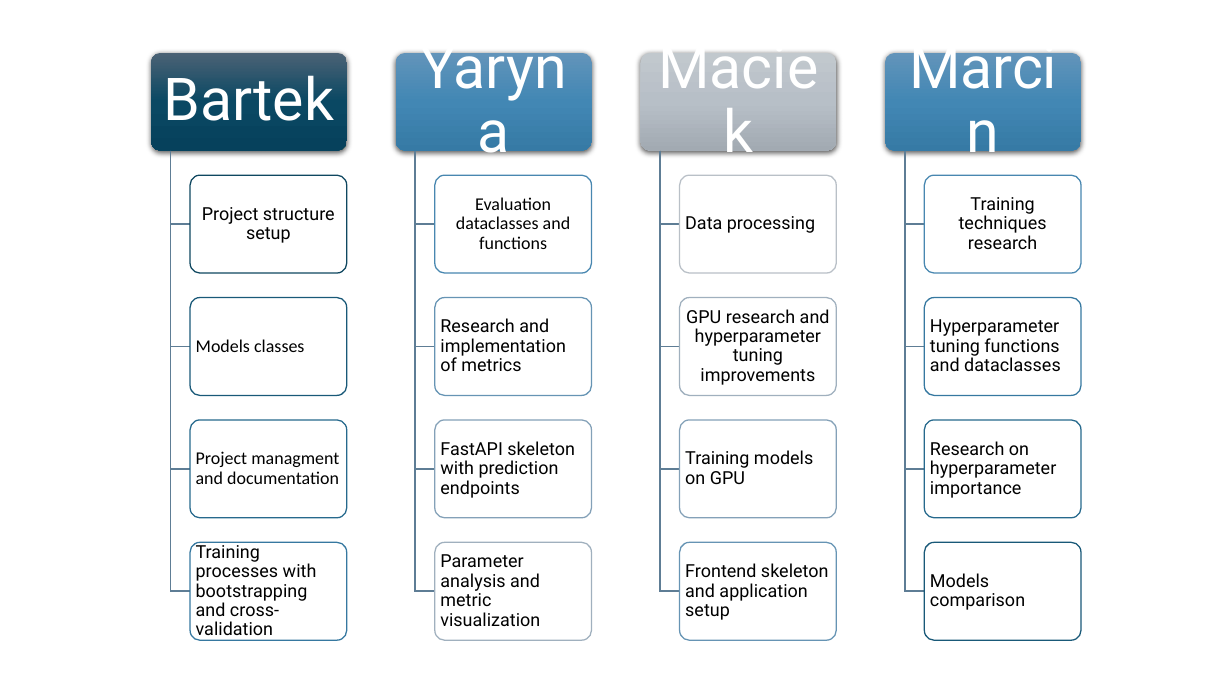
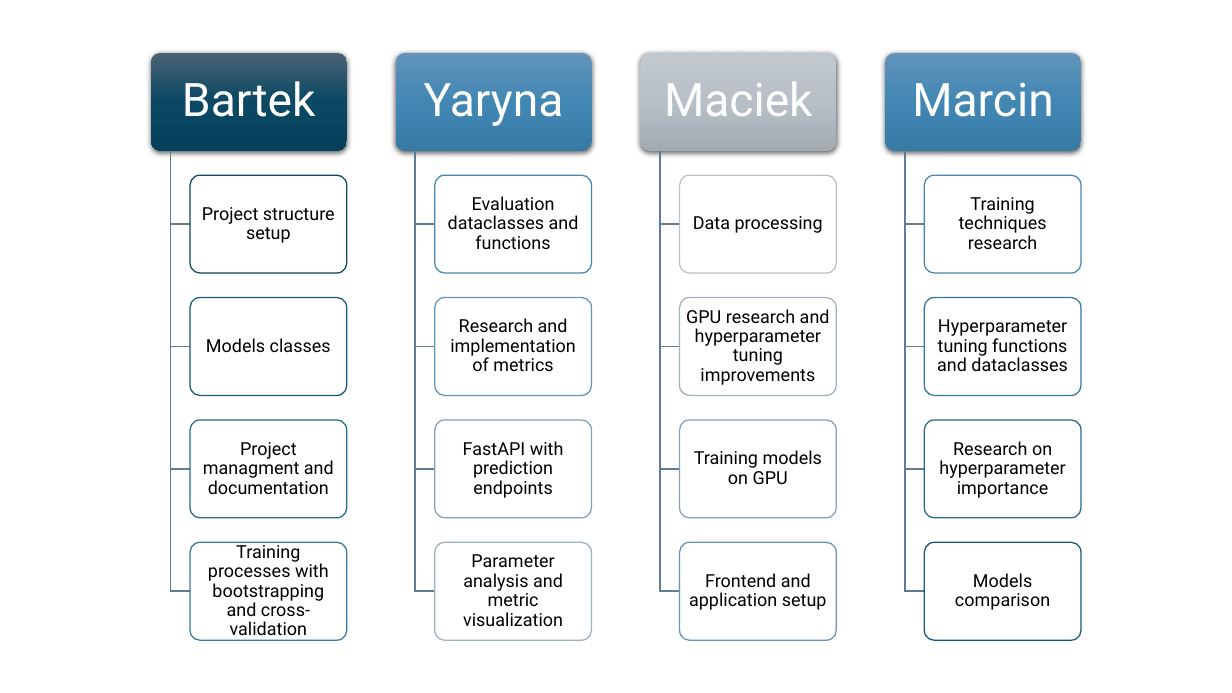
Before and after one commit to marcin-banak/wheel_of_fortune, a slide deck: slide 8 of presentations/Final presentation.pptx. Drawn at 1232x693 pixels with LibreOffice and Linux fonts; fonts in the diff are those of the drawing. Boxes give left, top, right and bottom in pixels: in the first picture for what was removed or moved away, otherwise in the second. Text is boxed around its words. In the diff, an @@ line names an element or a change of style, - is before the commit and + after.

```diff
--- a/presentations/Final presentation.pptx
+++ b/presentations/Final presentation.pptx
@@ size 46 to 36 pt; less space between paragraphs in 4 elements at (182,81,316,117), (424,83,564,126), (664,81,813,116), (912,82,1054,117) @@
@@ text "Evaluation dataclasses and functions" at (448,196,579,249): font Calibri to Roboto @@
@@ text "Models classes" at (206,338,331,352): font Calibri to Roboto; alignment left to centre @@
@@ text "Project managment and documentation" at (203,442,334,494): font Calibri to Roboto; alignment left to centre @@
@@ text at (463,441,564,498): text changed @@
-FastAPI skeleton with prediction endpoints
+FastAPI with prediction endpoints
@@ alignment left to centre in 8 elements at (208,541,329,641), (450,318,576,371), (463,554,563,626), (693,216,823,233), (694,450,822,484), (937,319,1068,371), (939,441,1065,498), (955,573,1050,610) @@
@@ text at (689,573,827,610): text changed @@
-Frontend skeleton and application setup
+Frontend and application setup
```
Also in this commit, not shown: 3 other slides changed, 1 slide added.
